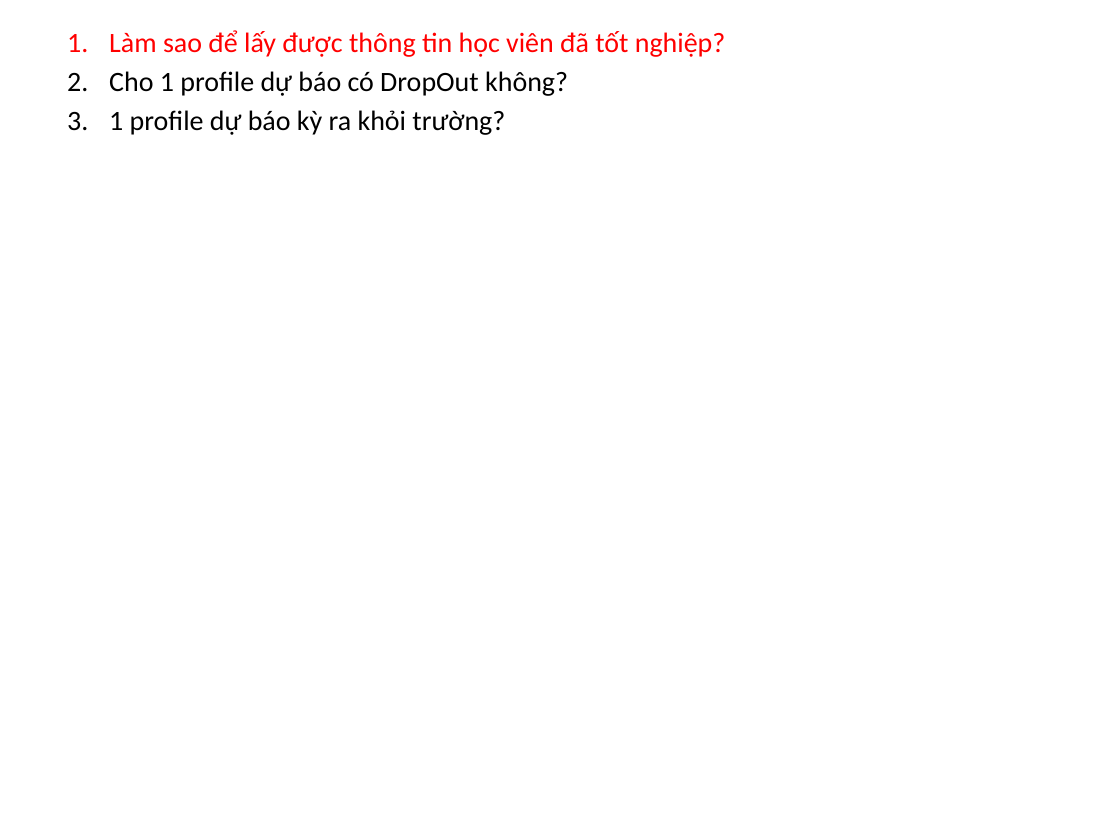
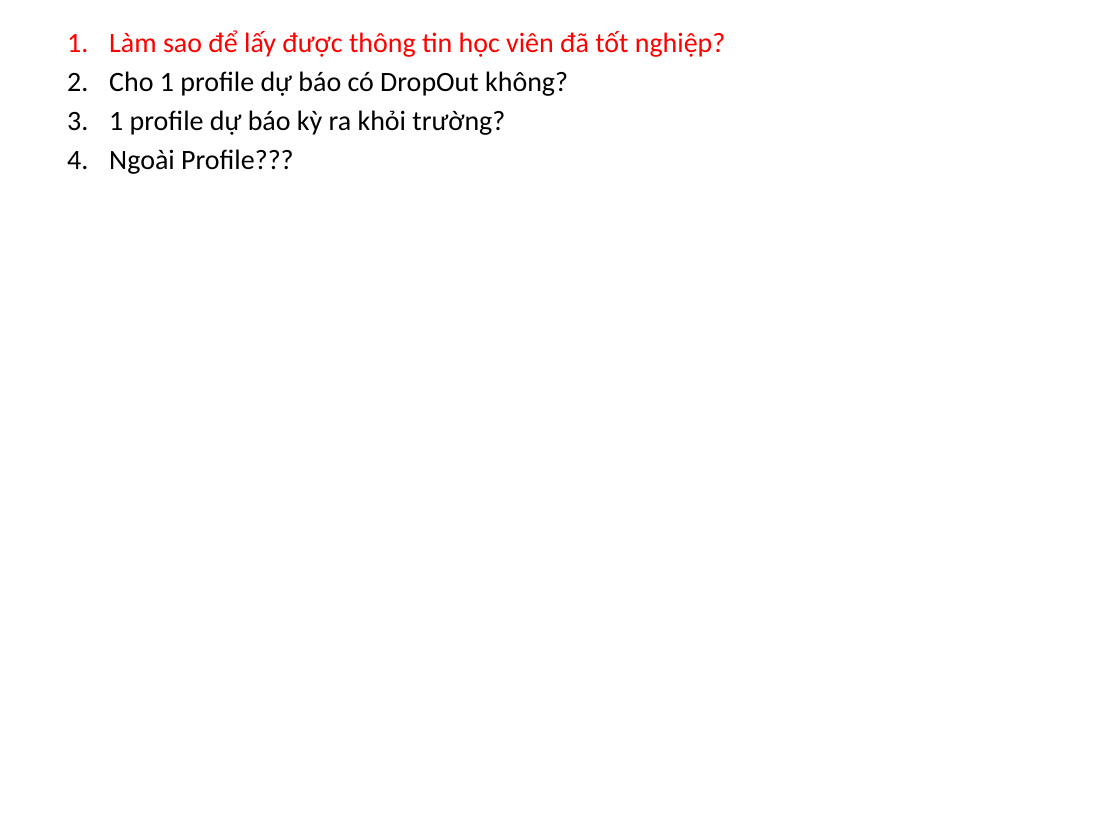
Before and after one commit to nguyendanhtu/drop-out, a slide deck: slide 4 of 02. Database/Preprocessing/Understand Data+ Problem.pptx. Drawn at 1120x840 pixels with LibreOffice and Linux fonts; fonts in the diff are those of the drawing. Boxes give left, top, right and bottom in pixels: in the first picture for what was removed or moved away, otherwise in the second. Text is boxed around its words. In the diff, an @@ line names an element or a change of style, - is before the commit and + after.

```diff
--- a/02. Database/Preprocessing/Understand Data+ Problem.pptx
+++ b/02. Database/Preprocessing/Understand Data+ Problem.pptx
@@ text at [109, 149, 294, 174]: paragraph added @@
+4. Ngoài Profile???
```
Also in this commit, not shown: 1 other slide changed, 5 other files.
